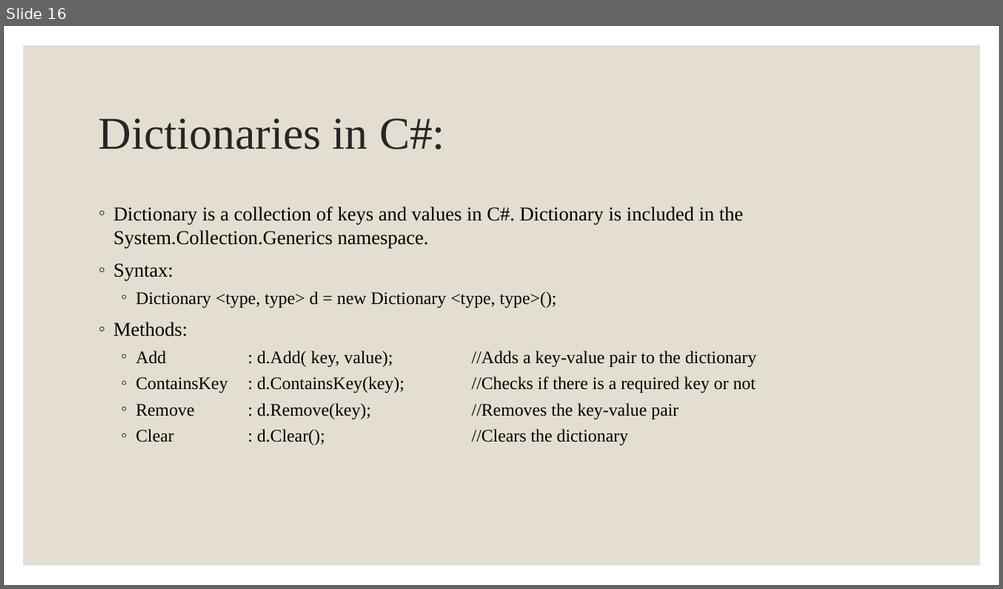
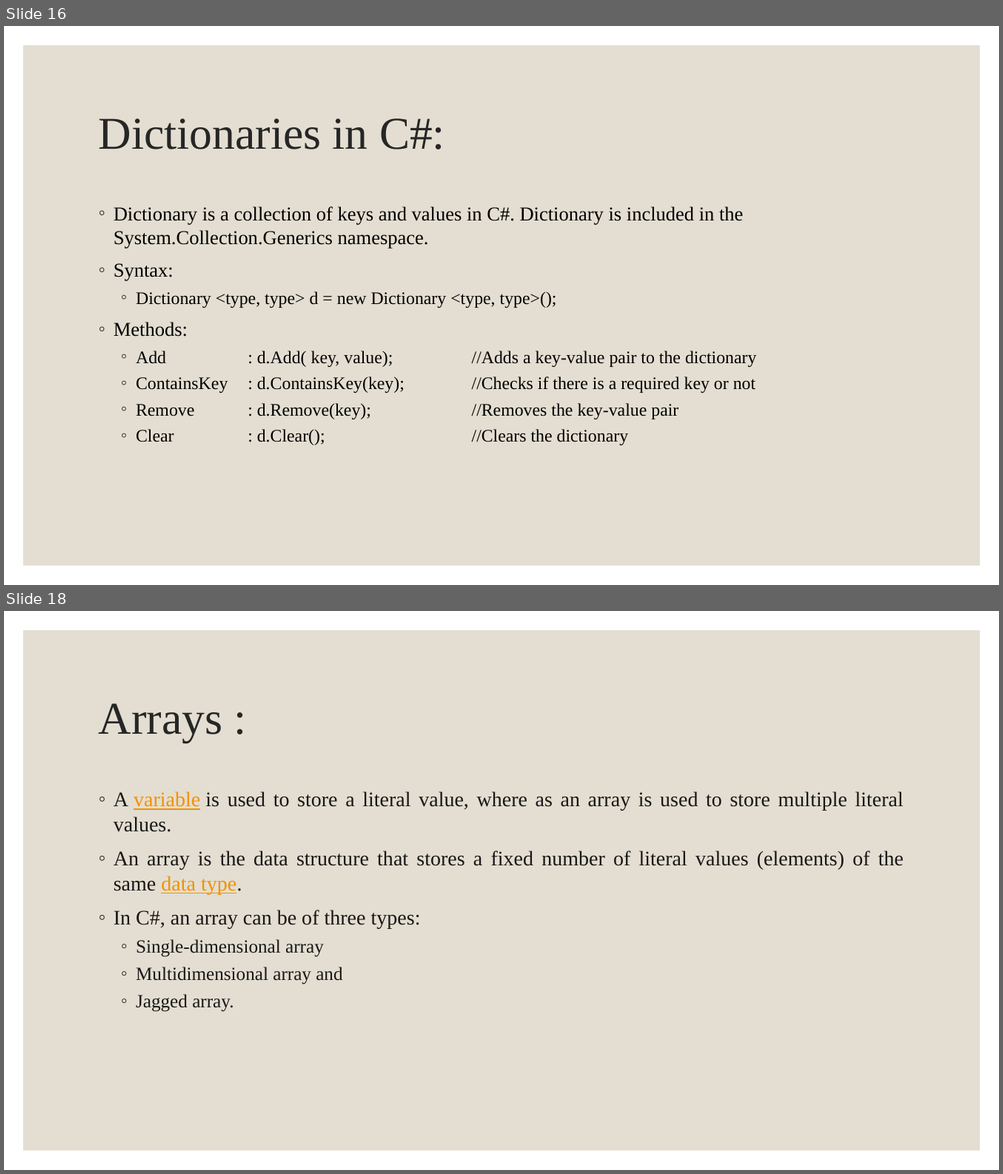
Before and after one commit to Shivaram008/C-, a slide deck: PPTs/Programming in C#.pptx. Shown one above the other, each under a label of ours: slide 16 before the commit, slides 16 and 18 after it; the slides between them are not shown. The pictures are 1003x589 and 1003x1174 pixels, drawn with LibreOffice and Linux fonts; fonts in the diff are those of the drawing. Boxes give left, top, right and bottom in pixels: in the first picture for what was removed or moved away, otherwise in the second. Text is boxed around its words. In the diff, an @@ line names an element or a change of style, - is before the commit and + after.

```diff
--- a/PPTs/Programming in C#.pptx
+++ b/PPTs/Programming in C#.pptx
@@ slide 18 added at (x1=4, y1=611, x2=999, y2=1170), background #FFFFFF; not listed: 1 template element that a slide beside it also shows @@
@@ title added at (x1=99, y1=703, x2=223, y2=743), 44 pt, text #262626 @@
+Arrays :
@@ text added at (x1=114, y1=792, x2=903, y2=1012), 20 pt, text #181717 @@
+◦ A variable is used to store a literal value, where as an array is used to store multiple literal values.
+◦ An array is the data structure that stores a fixed number of literal values (elements) of the same data type.
+◦ In C#, an array can be of three types:
+  ◦ Single-dimensional array
+  ◦ Multidimensional array and
+  ◦ Jagged array.
```
Also in this commit, not shown: 1 slide changed, 2 other slides added, 5 other files.
